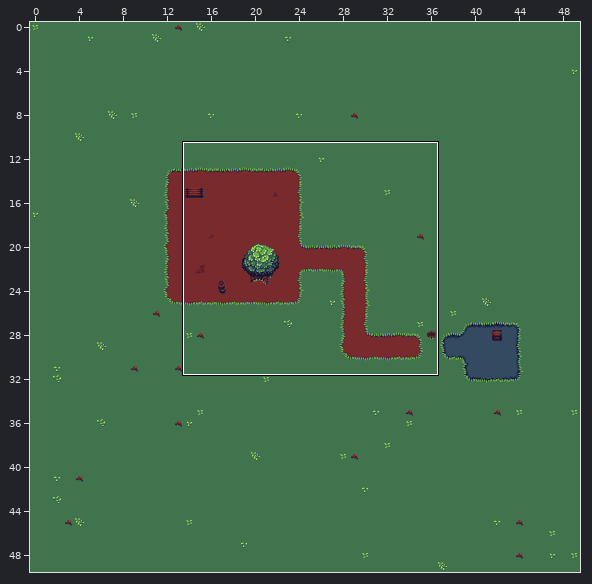
One commit to this Tiled map: resources/tilesets/tiled/scene2.tmx. The picture above shows the old version from afar; the outline marks the close-up.
Close-up. Before the commit:
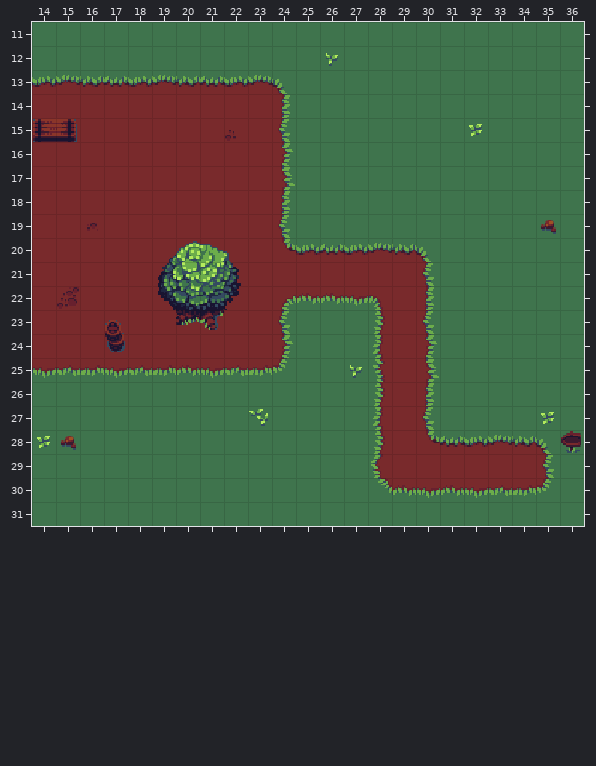
Cells are 16x16 px. Shown: x 14..36, y 11..31.
The result:
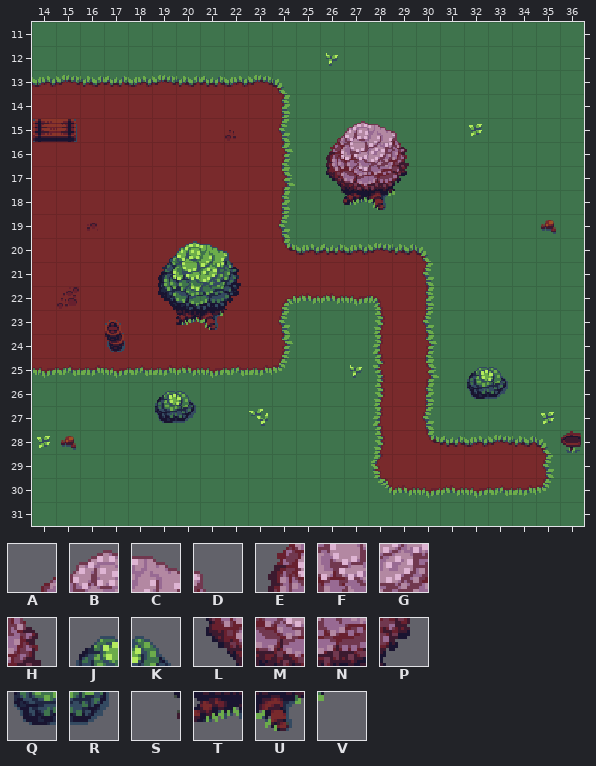
Key: from "floating_islands": A 539, B 540, C 541, D 542, E 571, F 572, G 573, H 574, J 595, K 596, L 603, M 604, N 605, P 606, Q 627, R 628, S 635, T 636, U 637, V 638.
_ is an empty cell.
Changes in this commit:
Layer "Foreground":
The author put tile J in row 25 at x 32; in row 26 at x 19.
The author put tile K in row 25 at x 33; in row 26 at x 20.
The author put tile M in row 17 at x 27.
The author put tile N in row 17 at x 28.
The author put tile Q in row 26 at x 32; in row 27 at x 19.
The author put tile R in row 26 at x 33; in row 27 at x 20.
The author put tile T in row 18 at x 27.
The author put tile U in row 18 at x 28.
Layer "Foreground 2":
The author put tile A in row 15 at x 26.
The author put tile B in row 15 at x 27.
The author put tile C in row 15 at x 28.
The author put tile D in row 15 at x 29.
The author put tile E in row 16 at x 26.
The author put tile F in row 16 at x 27.
The author put tile G in row 16 at x 28.
The author put tile H in row 16 at x 29.
The author put tile L in row 17 at x 26.
The author put tile P in row 17 at x 29.
The author put tile S in row 18 at x 26.
The author put tile V in row 18 at x 29.
Where, in picture pixels (left, top, right, bottom), the same in both close-ups:
added: (326, 121, 409, 210)
added: (467, 367, 508, 399)
added: (155, 391, 196, 423)
